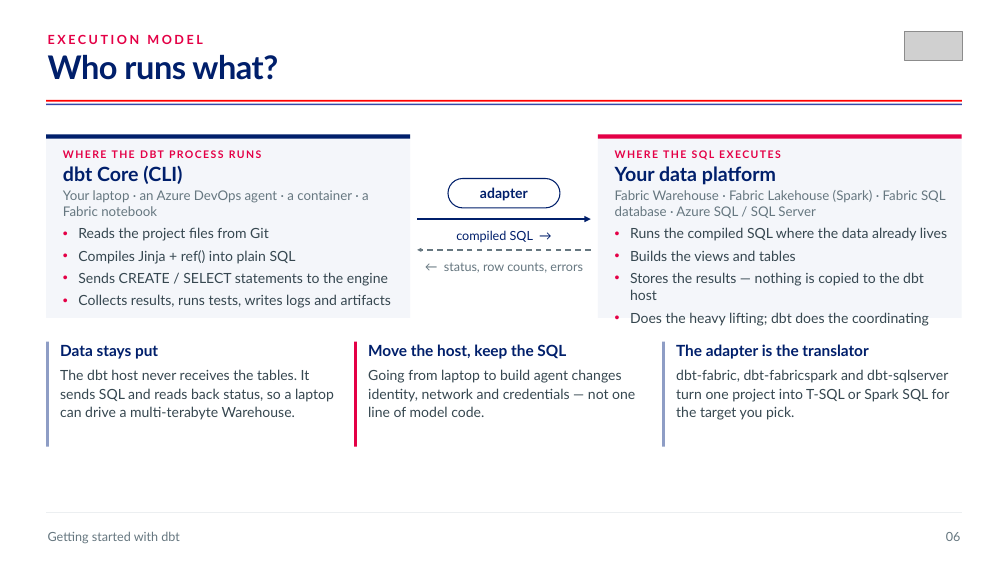
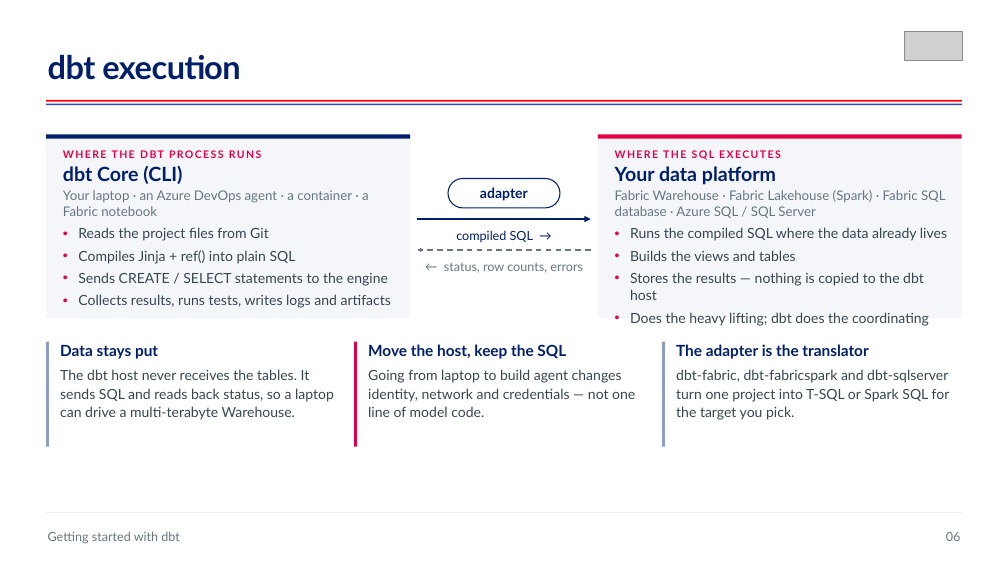
Before and after one commit to aboerger/getting-started-with-dbt, a slide deck: slide 6 of sql-as-software-getting-started-with-dbt.pptx. Drawn at 1008x567 pixels with LibreOffice and Linux fonts; fonts in the diff are those of the drawing; grey boxes stand for pictures. Boxes give left, top, right and bottom in pixels: in the first picture for what was removed or moved away, otherwise in the second. Text is boxed around its words. In the diff, an @@ line names an element or a change of style, - is before the commit and + after.

```diff
--- a/sql-as-software-getting-started-with-dbt.pptx
+++ b/sql-as-software-getting-started-with-dbt.pptx
@@ text at [48, 54, 240, 80]: text changed @@
-Who runs what?
+dbt execution
@@ text removed at [48, 34, 202, 44] @@
-EXECUTION MODEL
```
Also in this commit, not shown: 16 other slides changed, 4 other files.
